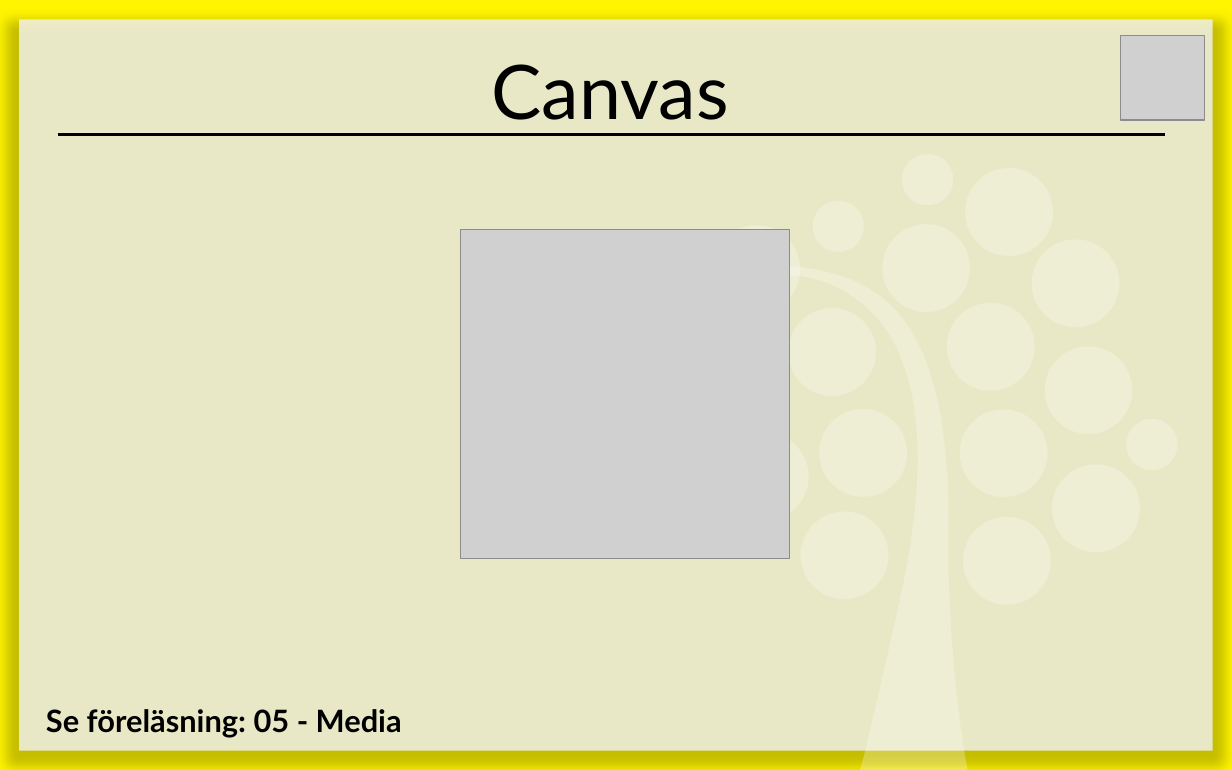
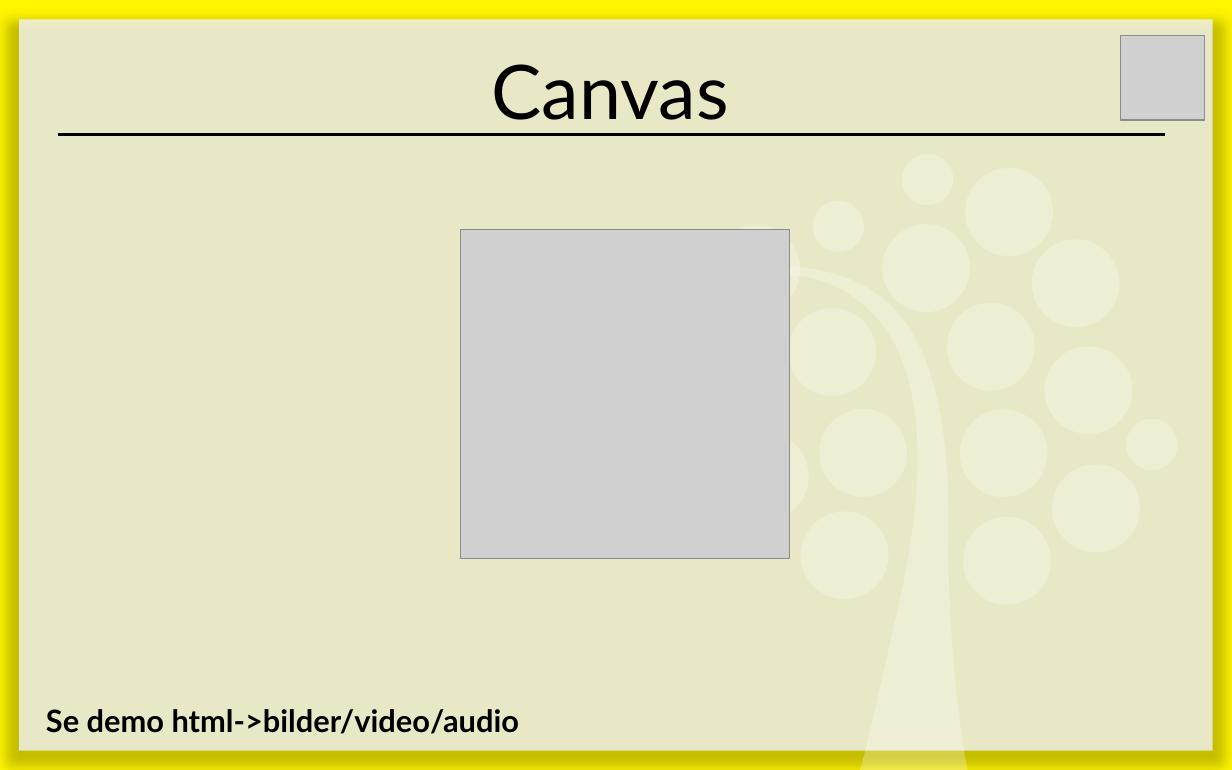
Before and after one commit to 1ik415/Kursmaterial, a slide deck: slide 36 of Föreläsningar/F06 - HTML5.pptx. Drawn at 1232x770 pixels with LibreOffice and Linux fonts; fonts in the diff are those of the drawing; grey boxes stand for pictures. Boxes give left, top, right and bottom in pixels: in the first picture for what was removed or moved away, otherwise in the second. Text is boxed around its words. In the diff, an @@ line names an element or a change of style, - is before the commit and + after.

```diff
--- a/Föreläsningar/F06 - HTML5.pptx
+++ b/Föreläsningar/F06 - HTML5.pptx
@@ text removed at (46, 709, 402, 738) @@
-Se föreläsning: 05 - Media
@@ text added at (46, 709, 519, 734), 18 pt, text #000000, bold @@
+Se demo html->bilder/video/audio
```
Also in this commit, not shown: 1 other slide changed.
